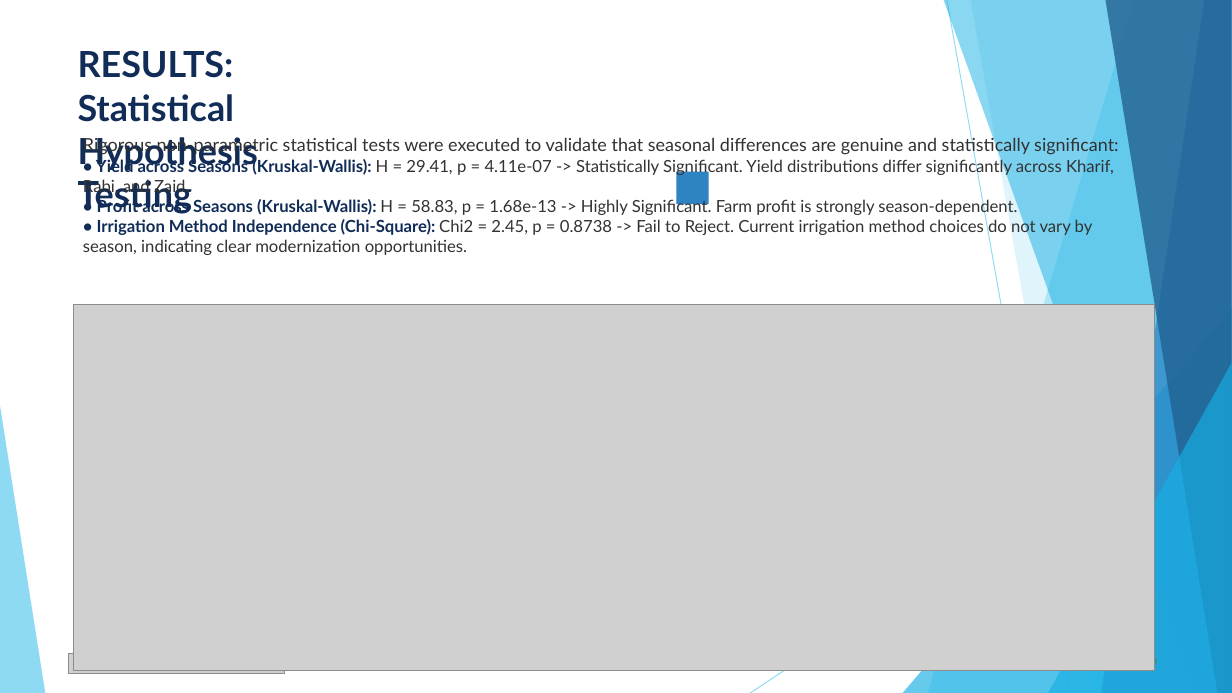
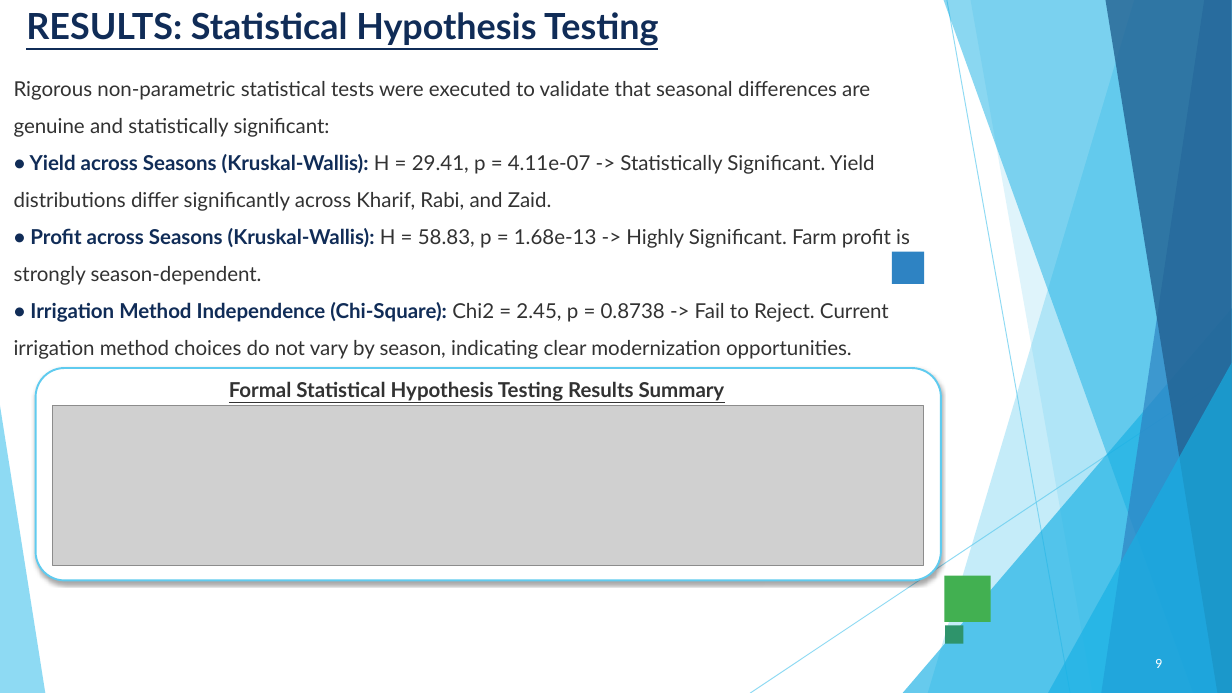
Before and after one commit to chourasiavinit9-dev/Seasonal_Major_project, a slide deck: slide 9 of VOIS_Major_Project_PPT_Submission_Template.pptx. Drawn at 1232x693 pixels with LibreOffice and Linux fonts; fonts in the diff are those of the drawing; grey boxes stand for pictures. Boxes give left, top, right and bottom in pixels: in the first picture for what was removed or moved away, otherwise in the second. Text is boxed around its words. In the diff, an @@ line names an element or a change of style, - is before the commit and + after.

```diff
--- a/VOIS_Major_Project_PPT_Submission_Template.pptx
+++ b/VOIS_Major_Project_PPT_Submission_Template.pptx
@@ title "RESULTS: Statistical Hypothesis Testing": place and size @@
-title "RESULTS: Statistical Hypothesis Testing" at box(78, 50, 258, 214)
+title "RESULTS: Statistical Hypothesis Testing" at box(26, 12, 659, 46)
@@ title "RESULTS: Statistical Hypothesis Testing" at box(26, 12, 659, 46): underline on @@
@@ freeform shape at box(1105, 0, 1232, 693): fill #226292 at 80% opacity to #236292 at 80% opacity @@
@@ text "Rigorous non-parametric statistical tests were ...": place and size @@
-text "Rigorous non-parametric statistical tests were ..." at box(83, 136, 1119, 255)
+text "Rigorous non-parametric statistical tests were ..." at box(14, 81, 910, 359)
@@ text "Rigorous non-parametric statistical tests were ..." at box(14, 81, 910, 359): size 14 to 16 pt in "Rigorous non-parametric statistical tests were executed to ..."; size 13 to 16 pt in "• Yield across Seasons (Kruskal-Wallis): H = ...", "• Profit across Seasons (Kruskal-Wallis): H = ...", "• Irrigation Method Independence (Chi-Square): Chi2 = ..."; line spacing 1 to 1.5 @@
@@ rectangle: place and size @@
-rectangle at box(677, 172, 709, 204)
+rectangle at box(892, 251, 924, 284)
@@ triangle removed at box(903, 308, 1232, 693) @@
@@ freeform shape added at box(903, 308, 1232, 693), fill #17B0E4 at 66% opacity @@
@@ rounded rectangle added at box(35, 368, 941, 580), fill #FFFFFF, outline #5FCBEF 1.5 pt @@
@@ text added at box(229, 381, 725, 401), 16 pt, text #323232, bold, underline @@
+Formal Statistical Hypothesis Testing Results Summary
@@ triangle removed at box(1048, 363, 1232, 693) @@
@@ freeform shape added at box(1048, 363, 1232, 693), fill #17B0E4 at 66% opacity @@
@@ triangle removed at box(0, 406, 45, 693) @@
@@ freeform shape added at box(0, 406, 45, 693), fill #5FCBEF at 70% opacity @@
@@ picture: place and size @@
-picture at box(74, 305, 1155, 671)
+picture at box(53, 406, 924, 566)
@@ rectangle added at box(945, 576, 991, 622), fill #42B051 @@
@@ rectangle added at box(945, 626, 964, 644), fill #2E946B @@
@@ picture removed at box(68, 654, 285, 674) @@
@@ page number removed at box(1150, 656, 1158, 672) @@
-9
@@ page number added at box(1155, 659, 1162, 668), 11 pt, text #FFFFFF @@
+9
@@ text removed at box(76, 670, 138, 671) @@
-9/3/2026
@@ text removed at box(155, 670, 249, 671) @@
-Annual Review
```
Also in this commit, not shown: 13 other slides changed, 1 other file.
